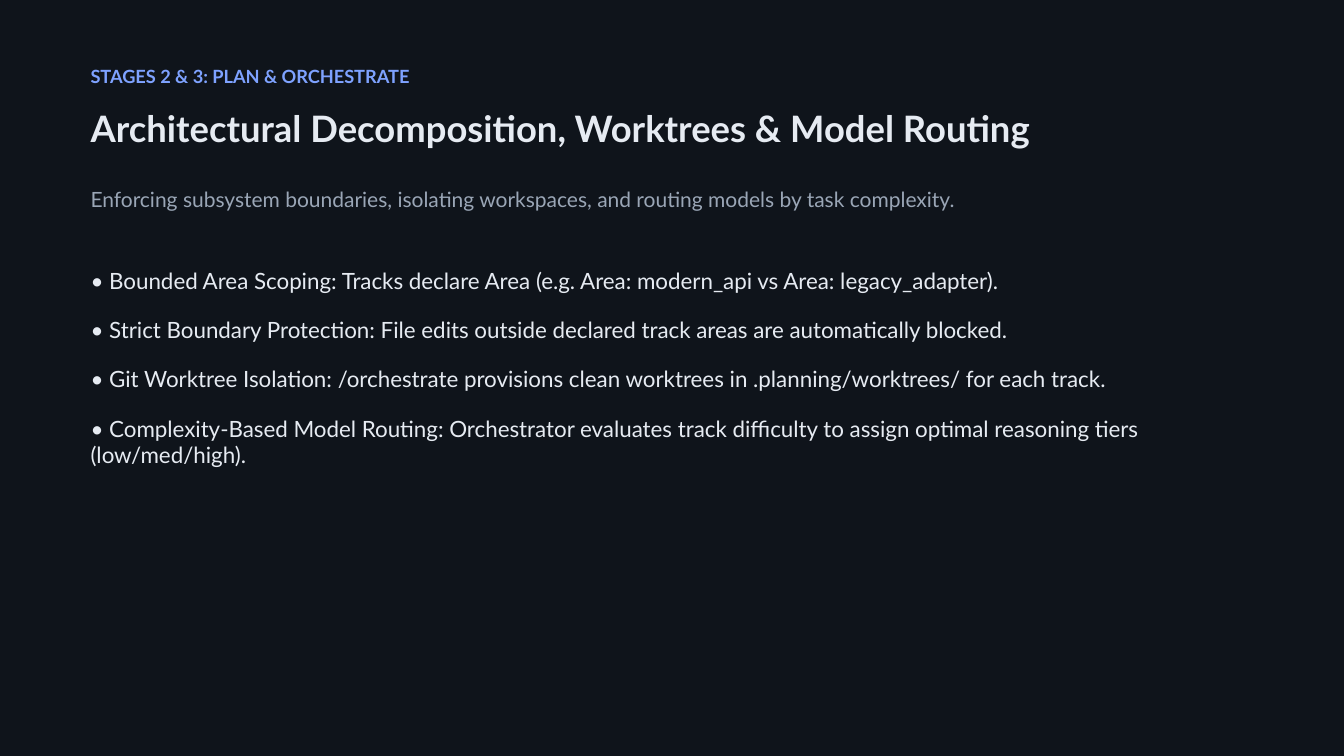
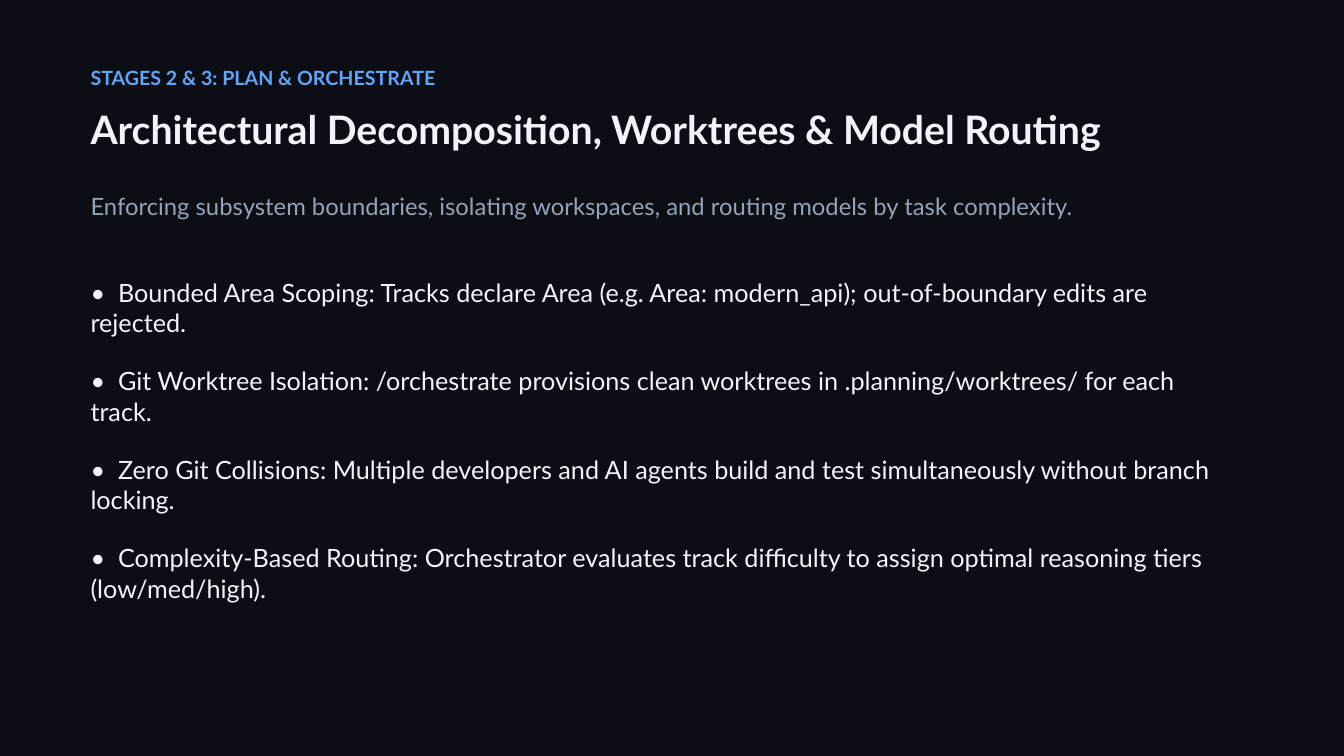
Before and after one commit to giangdhwhtbr/gin-workflow, a slide deck: slide 6 of docs/presentations/brownfield-modernization.pptx (slide 8 before the commit). Drawn at 1344x756 pixels with LibreOffice and Linux fonts; fonts in the diff are those of the drawing. Boxes give left, top, right and bottom in pixels: in the first picture for what was removed or moved away, otherwise in the second. Text is boxed around its words. In the diff, an @@ line names an element or a change of style, - is before the commit and + after.

```diff
--- a/docs/presentations/brownfield-modernization.pptx
+++ b/docs/presentations/brownfield-modernization.pptx
@@ rectangle at (0, 0, 1344, 756): fill #0F141B to #0B0F15 @@
@@ text "STAGES 2 & 3: PLAN ..." at (91, 70, 435, 85): size 13 to 14 pt, text colour #7EA2FF to #60A5FA @@
@@ text "Architectural Decomposition, Worktrees & Model ..." at (91, 115, 1100, 151): size 26 to 28 pt, text colour #E6EBF2 to #F1F5F9 @@
@@ text "Enforcing subsystem boundaries, isolating workspaces, ..." at (91, 197, 1072, 220): size 15 to 17 pt, text colour #9AA6B6 to #94A3B8 @@
@@ text "• Bounded Area Scoping: Tracks ...": place and size @@
-text "• Bounded Area Scoping: Tracks ..." at (91, 272, 1138, 467)
+text "• Bounded Area Scoping: Tracks ..." at (91, 282, 1209, 602)
@@ text at (91, 282, 1147, 337): text changed; size 16 to 18 pt; text colour #E6EBF2 to #F1F5F9 @@
-• Bounded Area Scoping: Tracks declare Area (e.g. Area: modern_api vs Area: legacy_adapter).
-• Strict Boundary Protection: File edits outside declared track areas are automatically blocked.
+• Bounded Area Scoping: Tracks declare Area (e.g. Area: modern_api); out-of-boundary edits are rejected.
@@ text at (91, 371, 1174, 421): size 16 to 18 pt, text colour #E6EBF2 to #F1F5F9 in "• Git Worktree Isolation: /orchestrate provisions clean ..."; more space between paragraphs @@
@@ text at (91, 460, 1209, 602): text changed; size 16 to 18 pt; text colour #E6EBF2 to #F1F5F9 @@
-• Complexity-Based Model Routing: Orchestrator evaluates track difficulty to assign optimal reasoning tiers (low/med/high).
+• Zero Git Collisions: Multiple developers and AI agents build and test simultaneously without branch locking.
+• Complexity-Based Routing: Orchestrator evaluates track difficulty to assign optimal reasoning tiers (low/med/high).
```
Also in this commit, not shown: 10 other slides changed, 1 slide added, 3 slides removed, 1 other file.
